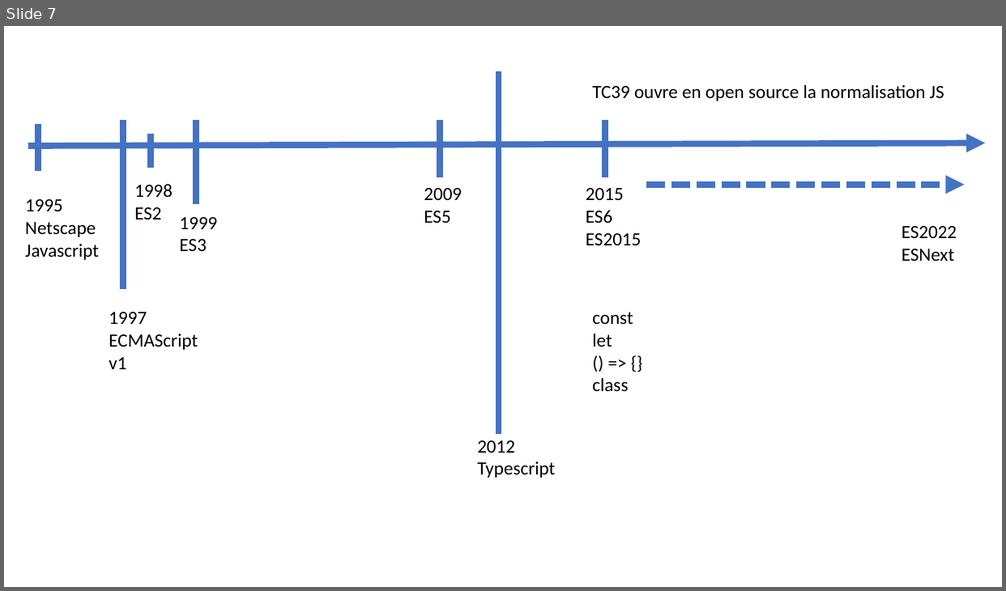
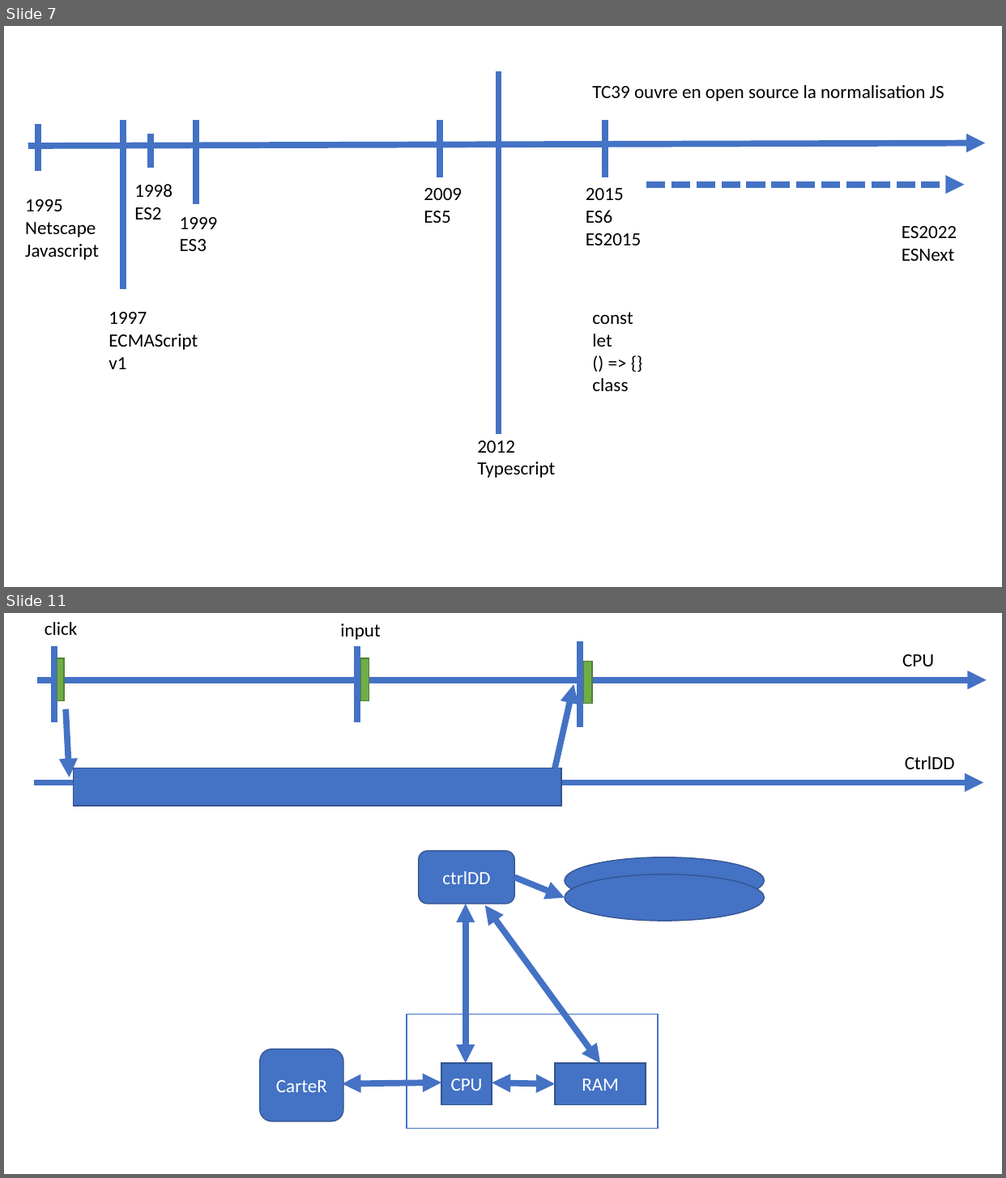
Before and after one commit to jlg-formation/tsr-mai-2022, a slide deck: notes.pptx. Shown one above the other, each under a label of ours: slide 7 before the commit, slides 7 and 11 after it; the slides between them are not shown. The pictures are 1006x591 and 1006x1178 pixels, drawn with LibreOffice and Linux fonts; fonts in the diff are those of the drawing. Boxes give left, top, right and bottom in pixels: in the first picture for what was removed or moved away, otherwise in the second. Text is boxed around its words. In the diff, an @@ line names an element or a change of style, - is before the commit and + after.

```diff
--- a/notes.pptx
+++ b/notes.pptx
@@ slide 11 added at bbox=[4, 613, 1002, 1174], background #FFFFFF @@
@@ text added at bbox=[44, 622, 78, 635], 18 pt, text #000000 @@
+click
@@ text added at bbox=[340, 624, 380, 640], 18 pt, text #000000 @@
+input
@@ line added from (54, 647) to (54, 722), #4472C4 6 pt @@
@@ rectangle added at bbox=[57, 658, 64, 701], fill #70AD47, outline #538035 1 pt @@
@@ line added from (357, 647) to (357, 722), #4472C4 6 pt @@
@@ rectangle added at bbox=[361, 658, 369, 701], fill #70AD47, outline #538035 1 pt @@
@@ line added from (580, 641) to (580, 727), #4472C4 6 pt @@
@@ rectangle added at bbox=[583, 661, 592, 704], fill #70AD47, outline #538035 1 pt @@
@@ text added at bbox=[902, 654, 934, 666], 18 pt, text #000000 @@
+CPU
@@ arrow added from (37, 680) to (987, 680), #4472C4 6 pt @@
@@ arrow added from (555, 768) to (573, 684), #4472C4 6 pt @@
@@ arrow added from (66, 709) to (69, 777), #4472C4 6 pt @@
@@ text added at bbox=[905, 756, 955, 769], 18 pt, text #000000 @@
+CtrlDD
@@ rectangle added at bbox=[73, 768, 561, 806], fill #4472C4, outline #325491 1 pt @@
@@ arrow added from (34, 783) to (984, 783), #4472C4 6 pt @@
@@ rounded rectangle added at bbox=[419, 851, 514, 905], fill #4472C4, outline #325491 1 pt, 18 pt, text #FFFFFF @@
+ctrlDD
@@ arrow added from (514, 877) to (565, 897), #4472C4 6 pt @@
@@ ellipse added at bbox=[565, 858, 765, 905], fill #4472C4, outline #325491 1 pt @@
@@ ellipse added at bbox=[565, 875, 765, 921], fill #4472C4, outline #325491 1 pt @@
@@ double arrow added from (466, 1063) to (466, 905), #4472C4 6 pt @@
@@ double arrow added from (485, 905) to (601, 1063), #4472C4 6 pt @@
@@ rectangle added at bbox=[407, 1014, 658, 1128], fill #FFFFFF, outline #4472C4 1 pt @@
@@ rounded rectangle added at bbox=[260, 1050, 344, 1122], fill #4472C4, outline #325491 1 pt, 18 pt, text #FFFFFF @@
+CarteR
@@ rectangle added at bbox=[441, 1063, 492, 1105], fill #4472C4, outline #325491 1 pt, 18 pt, text #FFFFFF @@
+CPU
@@ rectangle added at bbox=[555, 1063, 646, 1105], fill #4472C4, outline #325491 1 pt, 18 pt, text #FFFFFF @@
+RAM
@@ double arrow added from (441, 1083) to (343, 1084), #4472C4 6 pt @@
@@ double arrow added from (492, 1083) to (555, 1084), #4472C4 6 pt @@
```
Also in this commit, not shown: 1 slide changed, 9 other slides added.
